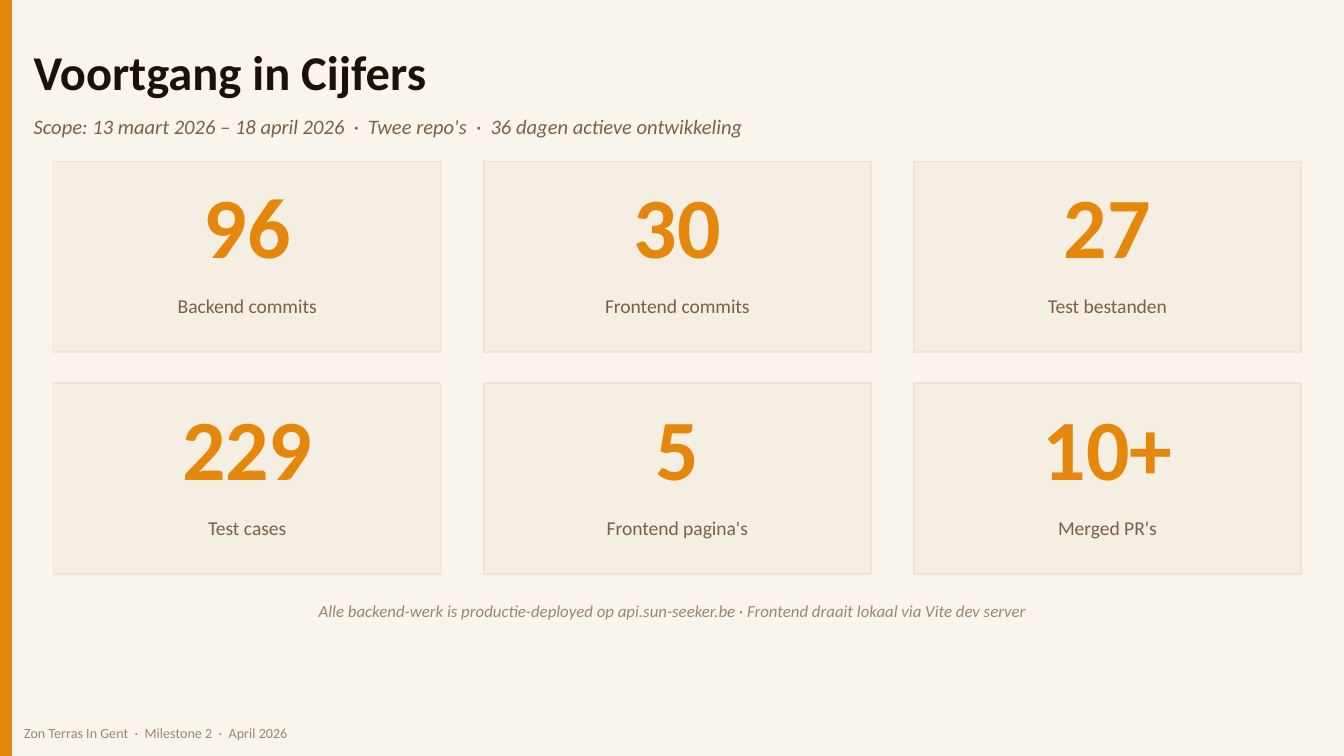
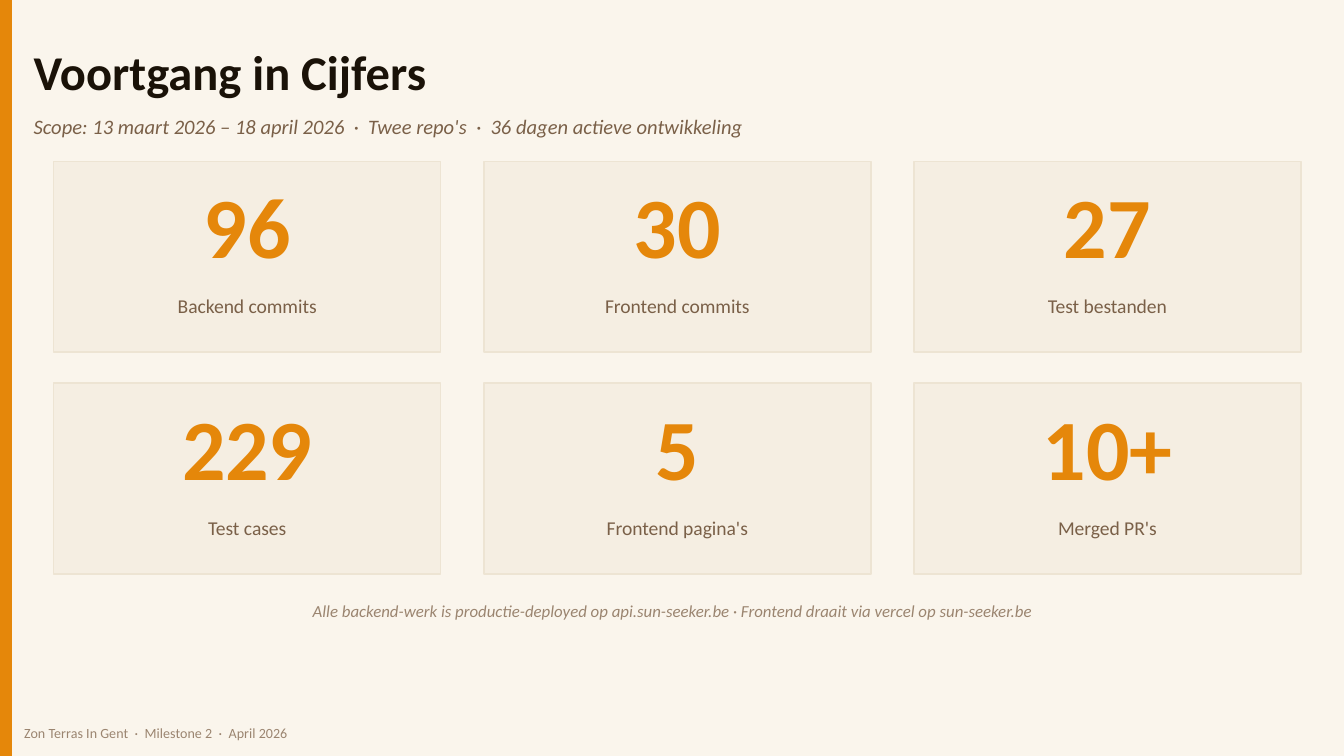
Before and after one commit to Wissniper/Zon-Terras-In-Gent-Frontend, a slide deck: slide 4 of meeting/Zon_Terras_In_Gent_Milestone2.pptx. Drawn at 1344x756 pixels with LibreOffice and Linux fonts; fonts in the diff are those of the drawing. Boxes give left, top, right and bottom in pixels: in the first picture for what was removed or moved away, otherwise in the second. Text is boxed around its words. In the diff, an @@ line names an element or a change of style, - is before the commit and + after.

```diff
--- a/meeting/Zon_Terras_In_Gent_Milestone2.pptx
+++ b/meeting/Zon_Terras_In_Gent_Milestone2.pptx
@@ text at (313,605,1032,620): text changed @@
-Alle backend-werk is productie-deployed op api.sun-seeker.be · Frontend draait lokaal via Vite dev server
+Alle backend-werk is productie-deployed op api.sun-seeker.be · Frontend draait via vercel op sun-seeker.be
```
Also in this commit, not shown: 2 other slides changed, 2 other files.
